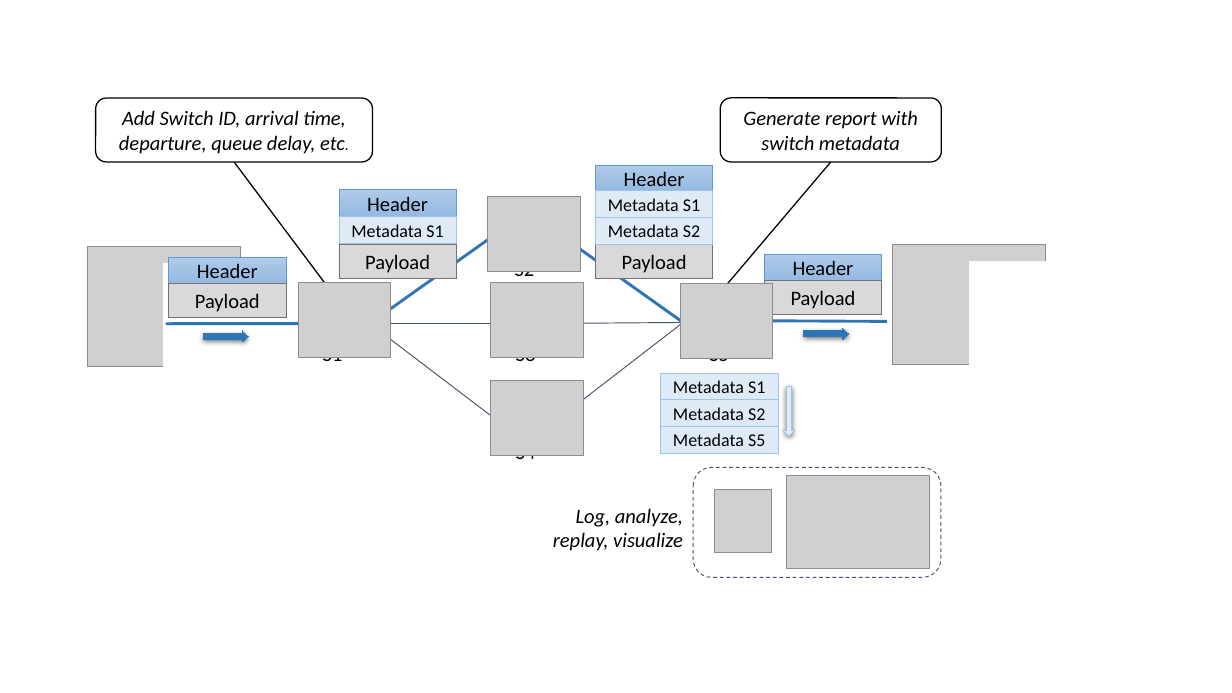
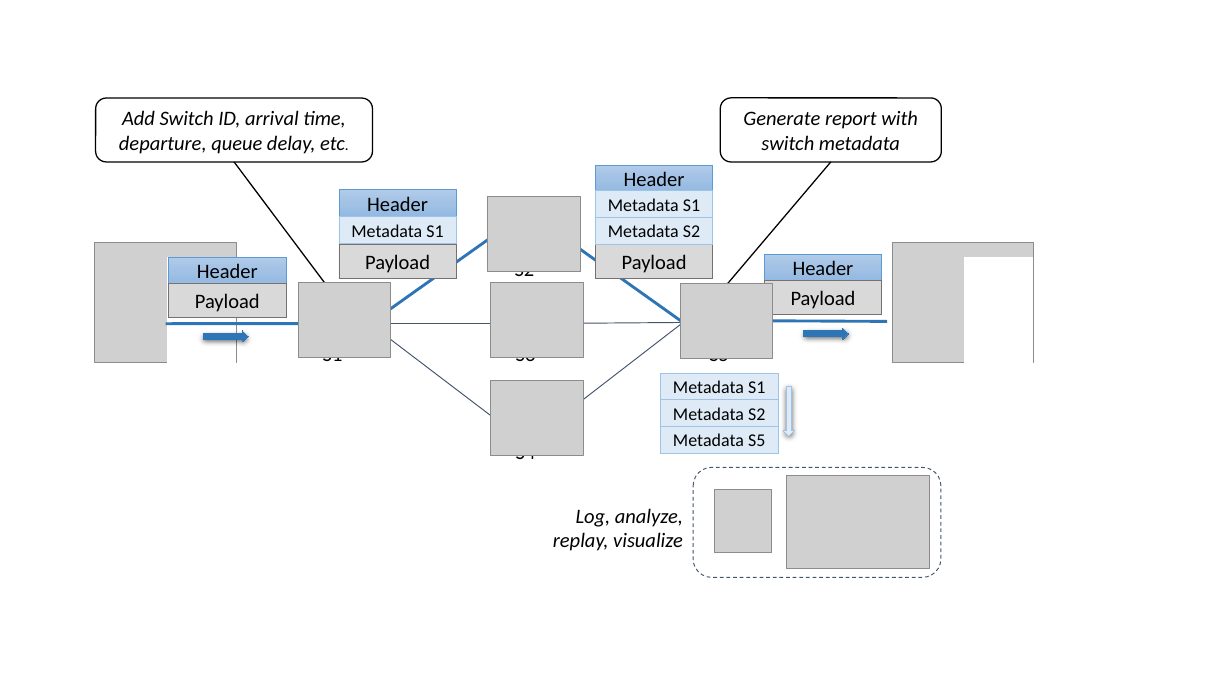
Before and after one commit to SystemsApproach/sdn, a slide deck: slide 38 of figures-alt.pptx. Drawn at 1232x693 pixels with LibreOffice and Linux fonts; fonts in the diff are those of the drawing; grey boxes stand for pictures. Boxes give left, top, right and bottom in pixels: in the first picture for what was removed or moved away, otherwise in the second. Text is boxed around its words. In the diff, an @@ line names an element or a change of style, - is before the commit and + after.

```diff
--- a/figures-alt.pptx
+++ b/figures-alt.pptx
@@ picture: place and size @@
-picture at [88, 247, 241, 367]
+picture at [95, 242, 237, 363]
@@ rectangle: place and size @@
-rectangle at [165, 264, 245, 367]
+rectangle at [167, 258, 235, 363]
@@ picture: place and size @@
-picture at [893, 244, 1046, 364]
+picture at [893, 242, 1034, 363]
@@ rectangle: place and size @@
-rectangle at [970, 262, 1050, 365]
+rectangle at [965, 258, 1032, 363]
```
Also in this commit, not shown: 7 other slides changed.
